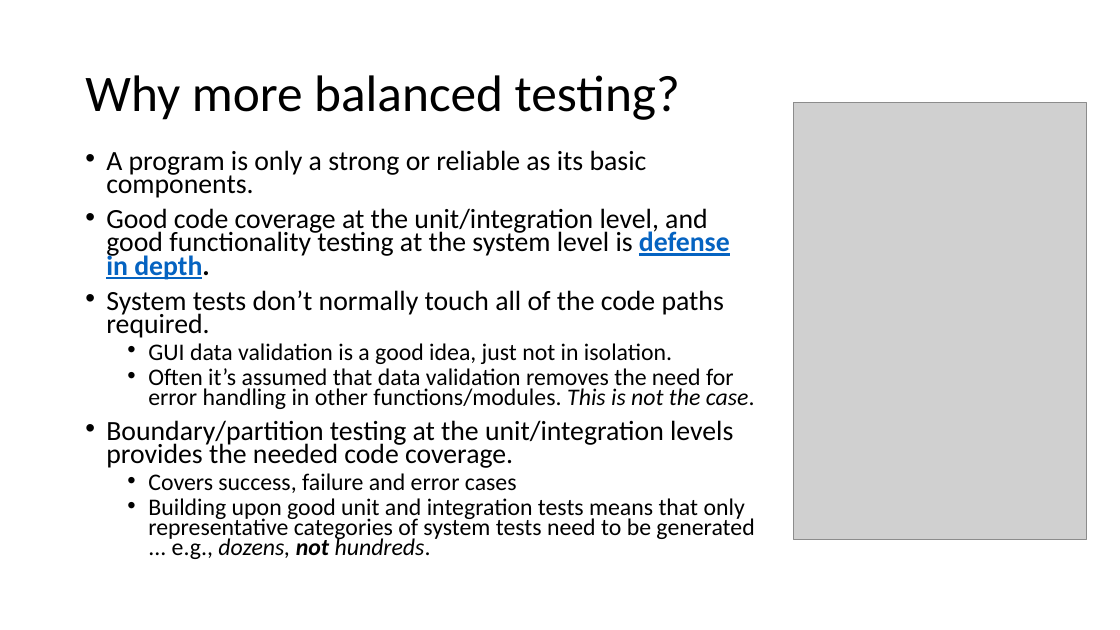
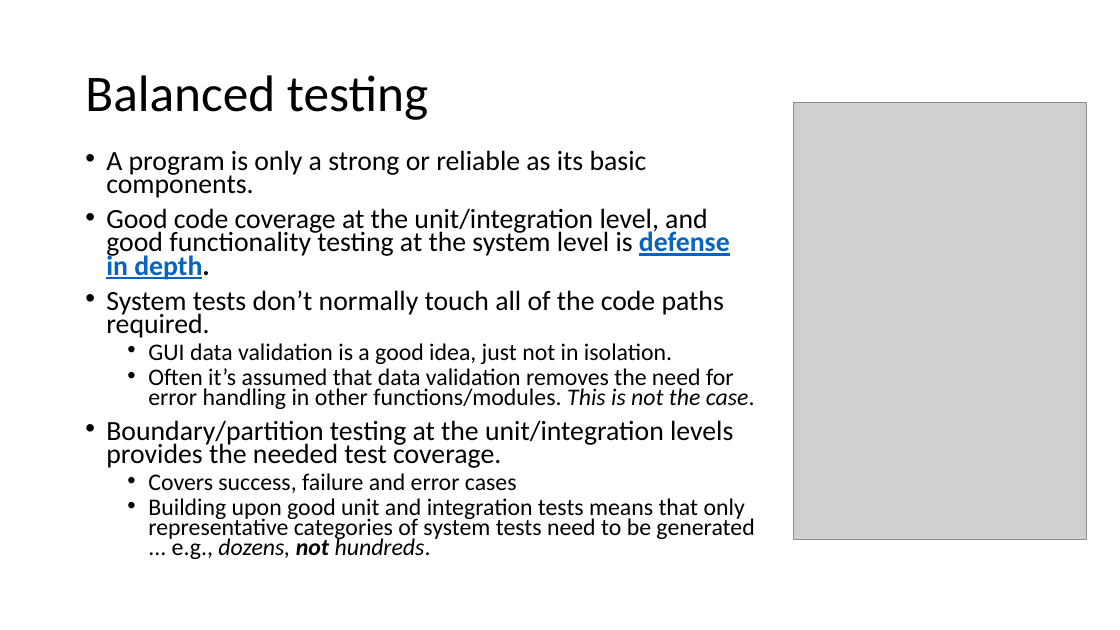
Before and after one commit to bcorfman/grading, a slide deck: slide 7 of doc/Coordinated approach to design and testing (WinBlast CapTeam version).pptx. Drawn at 1120x630 pixels with LibreOffice and Linux fonts; fonts in the diff are those of the drawing; grey boxes stand for pictures. Boxes give left, top, right and bottom in pixels: in the first picture for what was removed or moved away, otherwise in the second. Text is boxed around its words. In the diff, an @@ line names an element or a change of style, - is before the commit and + after.

```diff
--- a/doc/Coordinated approach to design and testing (WinBlast CapTeam version).pptx
+++ b/doc/Coordinated approach to design and testing (WinBlast CapTeam version).pptx
@@ title at bbox=[85, 75, 428, 120]: text changed @@
-Why more balanced testing?
+Balanced testing
@@ text at bbox=[106, 420, 733, 468]: text changed @@
-• Boundary/partition testing at the unit/integration levels provides the needed code coverage.
+• Boundary/partition testing at the unit/integration levels provides the needed test coverage.
```
Also in this commit, not shown: 7 other slides changed, 5 other files.
